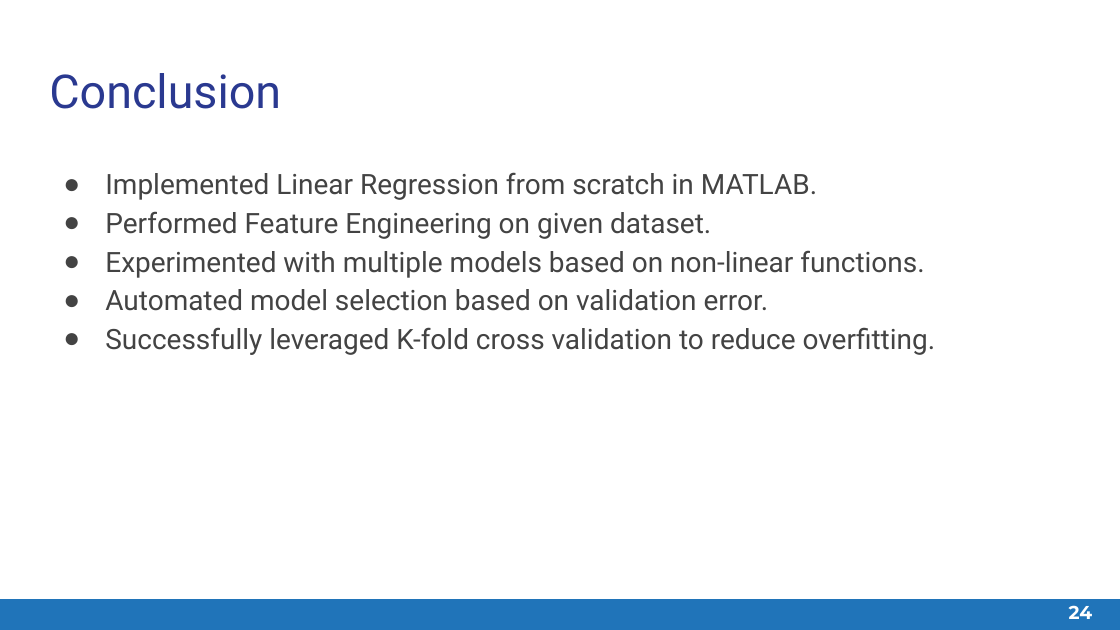
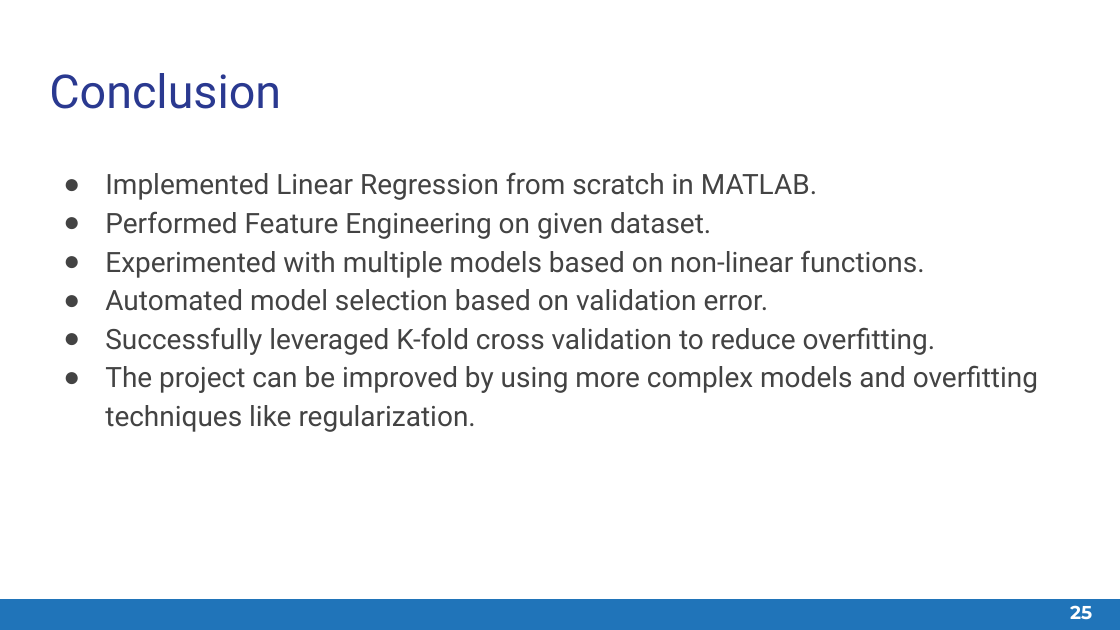
Before and after one commit to ayushkumarshah/Linear_Feature_Engineering_Matlab, a slide deck: slide 25 of documentation/Quantitative Foundations Project 1 - Slide Deck.pptx (slide 24 before the commit). Drawn at 1120x630 pixels with LibreOffice and Linux fonts; fonts in the diff are those of the drawing. Boxes give left, top, right and bottom in pixels: in the first picture for what was removed or moved away, otherwise in the second. Text is boxed around its words. In the diff, an @@ line names an element or a change of style, - is before the commit and + after.

```diff
--- a/documentation/Quantitative Foundations Project 1 - Slide Deck.pptx
+++ b/documentation/Quantitative Foundations Project 1 - Slide Deck.pptx
@@ text at box(105, 365, 1038, 432): paragraph added @@
+● The project can be improved by using more complex models and overfitting techniques like regularization.
@@ page number at box(1070, 605, 1092, 620): text changed @@
-24
+25
```
Also in this commit, not shown: 5 other slides changed, 1 slide added, 1 other file.
